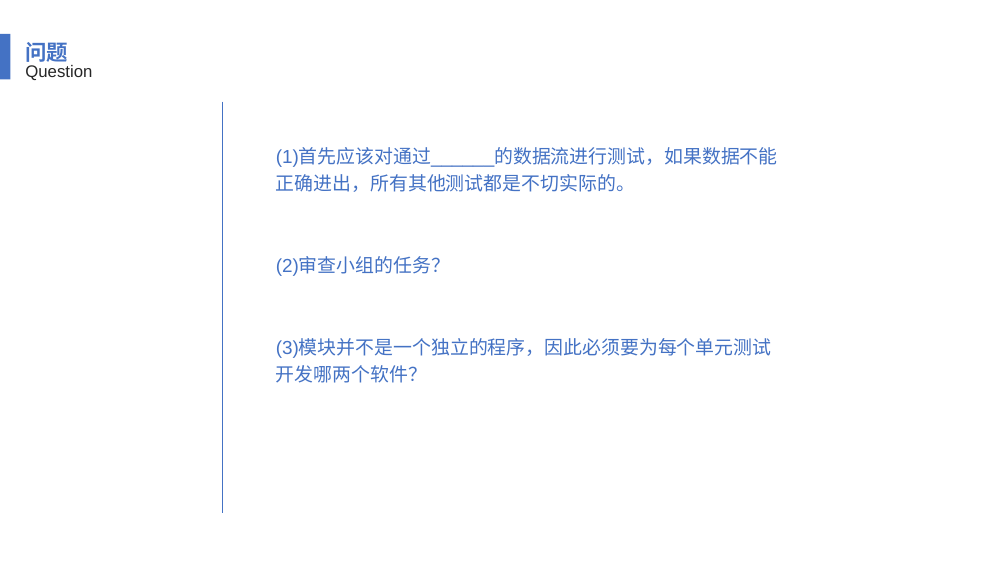
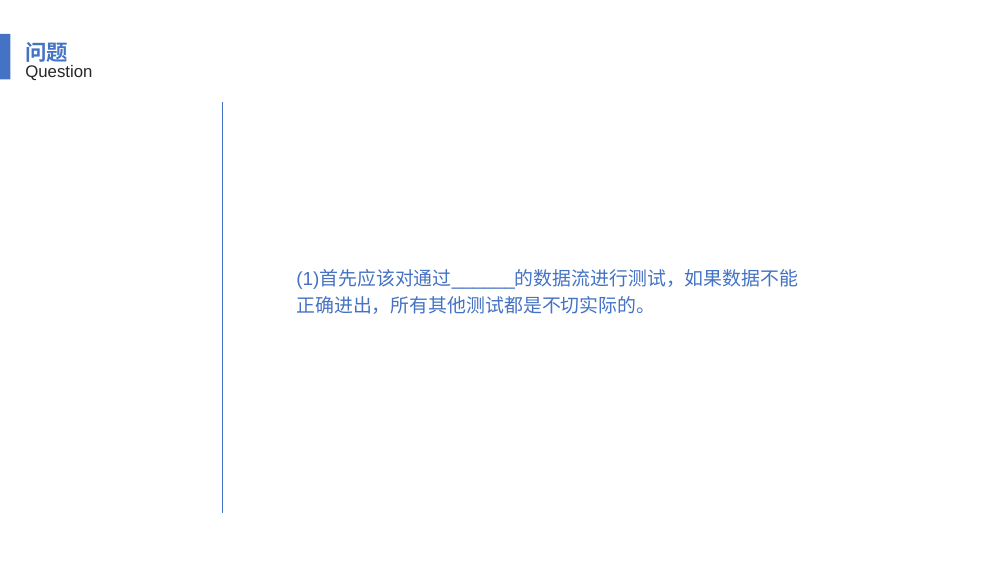
Before and after one commit to SE2018-G11/Chat-helper, a slide deck: slide 35 of 翻转课堂1.pptx (slide 23 before the commit). Drawn at 1008x567 pixels with LibreOffice and Linux fonts; fonts in the diff are those of the drawing. Boxes give left, top, right and bottom in pixels: in the first picture for what was removed or moved away, otherwise in the second. Text is boxed around its words. In the diff, an @@ line names an element or a change of style, - is before the commit and + after.

```diff
--- a/翻转课堂1.pptx
+++ b/翻转课堂1.pptx
@@ text at <box>276,257,772,383</box>: paragraphs removed @@
-(2)审查小组的任务？
-(3)模块并不是一个独立的程序，因此必须要为每个单元测试开发哪两个软件？
@@ text "(1)首先应该对通过______的数据流进行测试，如果数据不能正确进出，所有其他测试都是不切实际的。": place and size @@
-text "(1)首先应该对通过______的数据流进行测试，如果数据不能正确进出，所有其他测试都是不切实际的。" at <box>276,148,778,383</box>
+text "(1)首先应该对通过______的数据流进行测试，如果数据不能正确进出，所有其他测试都是不切实际的。" at <box>296,270,798,314</box>
```
Also in this commit, not shown: 14 other slides changed, 14 slides added.
